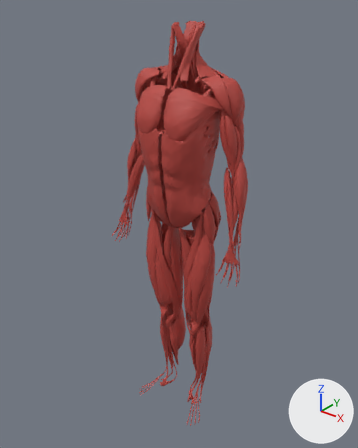
Before and after pictures for a commit that changed the glTF model public/models/muscles.glb.
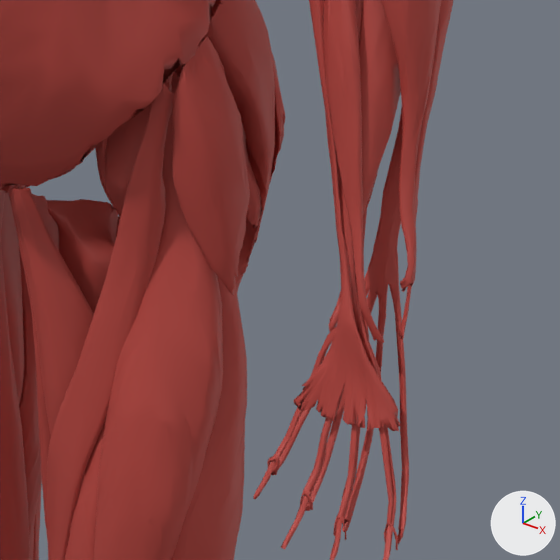
The first picture shows the older version from a 50 mm lens placed at (1.06, -1.331, 1.696), pointed at (-0.022, 0.021, 0.858). The close-ups show the older and then the newer version on the part from 49% to 74% of the width and 44% to 64% of the height of that picture. Only the edits that show in the close-ups are written down. The axes (+X, +Y, +Z) are drawn at lower right. The lights are the same throughout. Where no turn or scale is listed for an object, it has been applied to the vertices.

The first close-up shows 'adductor-longus-l', 'brachioradialis-l', 'extensor-digitorum-l', 'external-oblique-l', 'flexor-carpi-radialis-l', 'flexor-digitorum-superficialis-l', 'gluteus-medius-l', 'palmaris-longus-l', 'rectus-femoris-l', 'sartorius-l', 'tensor-fasciae-latae-l', 'vastus-lateralis-l' and 16 more.
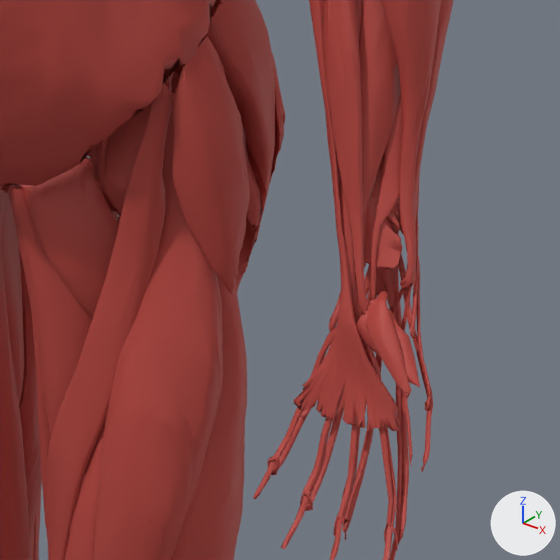
Where the change shows, as pixel boxes [x1, y1, x2, y2] in the close-ups (560 x 560 px):
'pectineus-l', added (red)
    after: [19, 159, 119, 319]
'flexor-pollicis-longus-l', added (red)
    after: [370, 92, 413, 465]
'abductor-pollicis-brevis-l', added (red)
    after: [365, 291, 411, 395]
'pronator-quadratus-l', added (red)
    after: [364, 166, 402, 269]
'opponens-pollicis-l', added (red)
    after: [356, 300, 420, 387]
'extensor-indicis-l', added (red)
    after: [379, 268, 402, 560]
'extensor-pollicis-longus-l', added
    after: [386, 217, 433, 472]
'extensor-pollicis-brevis-l', added
    after: [379, 157, 431, 411]
'abductor-pollicis-longus-l', added (red)
    after: [409, 189, 419, 339]
'obturator-internus-l', added (mostly hidden)
    after: [84, 146, 100, 180]
'extensor-carpi-radialis-brevis-l', added (mostly hidden)
    after: [391, 262, 408, 315]
'obturator-externus-l', added (mostly hidden)
    after: [97, 180, 117, 212]
'adductor-magnus-l', unchanged, covered by the edit
    before: [46, 199, 118, 313]
    after: [111, 211, 118, 222]

Diff of the bpy script that builds the scene:
```diff
--- a/public/models/muscles.glb.py
+++ b/public/models/muscles.glb.py
@@ ob_obturator_externus_l @@
+ob_obturator_externus_l = bpy.data.objects.new('obturator-externus-l', me_obturator_externus_l)  # 304 vertices, 600 faces; spans x -0.052..0.052, y -0.027..0.027, z -0.0146..0.0146; in mat_muscles (red #b6443d)
+ob_obturator_externus_l.location = (0.0771, 0.0183, 0.8601)
@@ ob_obturator_internus_l @@
+ob_obturator_internus_l = bpy.data.objects.new('obturator-internus-l', me_obturator_internus_l)  # 452 vertices, 900 faces; spans x -0.0488..0.0488, y -0.0389..0.0389, z -0.0285..0.0285; in mat_muscles (red #b6443d)
+ob_obturator_internus_l.location = (0.0709, 0.0325, 0.877)
@@ ob_pectineus_l @@
+ob_pectineus_l = bpy.data.objects.new('pectineus-l', me_pectineus_l)  # 452 vertices, 900 faces; spans x -0.0379..0.0379, y -0.0284..0.0284, z -0.0704..0.0704; in mat_muscles (red #b6443d)
+ob_pectineus_l.location = (0.0613, -0.0068, 0.8236)
@@ ob_extensor_indicis_l @@
+ob_extensor_indicis_l = bpy.data.objects.new('extensor-indicis-l', me_extensor_indicis_l)  # 354 vertices, 700 faces; spans x -0.039..0.039, y -0.039..0.039, z -0.1..0.1; in mat_muscles (red #b6443d)
+ob_extensor_indicis_l.location = (0.2692, -0.0337, 0.8466)
@@ ob_extensor_carpi_radialis_brevis_l @@
+ob_extensor_carpi_radialis_brevis_l = bpy.data.objects.new('extensor-carpi-radialis-brevis-l', me_extensor_carpi_radialis_brevis_l)  # 501 vertices, 998 faces; spans x -0.022..0.022, y -0.033..0.033, z -0.151..0.151; in mat_muscles (red #b6443d)
+ob_extensor_carpi_radialis_brevis_l.location = (0.2511, 0.0177, 1.0054)
@@ ob_extensor_pollicis_brevis_l @@
+ob_extensor_pollicis_brevis_l = bpy.data.objects.new('extensor-pollicis-brevis-l', me_extensor_pollicis_brevis_l)  # 352 vertices, 700 faces; spans x -0.0382..0.0382, y -0.0283..0.0283, z -0.0678..0.0678; in mat_muscles (red #b6443d)
+ob_extensor_pollicis_brevis_l.location = (0.2738, -0.0185, 0.9043)
@@ ob_abductor_pollicis_longus_l @@
+ob_abductor_pollicis_longus_l = bpy.data.objects.new('abductor-pollicis-longus-l', me_abductor_pollicis_longus_l)  # 500 vertices, 996 faces; spans x -0.031..0.031, y -0.031..0.031, z -0.091..0.091; in mat_muscles (red #b6443d)
+ob_abductor_pollicis_longus_l.location = (0.2591, -0.0002, 0.9579)
@@ ob_extensor_pollicis_longus_l @@
+ob_extensor_pollicis_longus_l = bpy.data.objects.new('extensor-pollicis-longus-l', me_extensor_pollicis_longus_l)  # 446 vertices, 900 faces; spans x -0.047..0.047, y -0.044..0.044, z -0.101..0.101; in mat_muscles (red #b6443d)
+ob_extensor_pollicis_longus_l.location = (0.2727, -0.0188, 0.9122)
@@ ob_flexor_pollicis_longus_l @@
+ob_flexor_pollicis_longus_l = bpy.data.objects.new('flexor-pollicis-longus-l', me_flexor_pollicis_longus_l)  # 475 vertices, 989 faces; spans x -0.038..0.038, y -0.039..0.039, z -0.115..0.115; in mat_muscles (red #b6443d)
+ob_flexor_pollicis_longus_l.location = (0.2769, -0.026, 0.9287)
@@ ob_pronator_quadratus_l @@
+ob_pronator_quadratus_l = bpy.data.objects.new('pronator-quadratus-l', me_pronator_quadratus_l)  # 384 vertices, 786 faces; spans x -0.0227..0.0227, y -0.0118..0.0118, z -0.025..0.025; in mat_muscles (red #b6443d)
+ob_pronator_quadratus_l.location = (0.2497, -0.0136, 0.9236)
@@ ob_opponens_pollicis_l @@
+ob_opponens_pollicis_l = bpy.data.objects.new('opponens-pollicis-l', me_opponens_pollicis_l)  # 337 vertices, 687 faces; spans x -0.0239..0.0239, y -0.0093..0.0093, z -0.0161..0.0161; in mat_muscles (red #b6443d)
+ob_opponens_pollicis_l.location = (0.2826, -0.0389, 0.868)
@@ ob_abductor_pollicis_brevis_l @@
+ob_abductor_pollicis_brevis_l = bpy.data.objects.new('abductor-pollicis-brevis-l', me_abductor_pollicis_brevis_l)  # 298 vertices, 595 faces; spans x -0.0196..0.0196, y -0.0149..0.0149, z -0.0191..0.0191; in mat_muscles (red #b6443d)
+ob_abductor_pollicis_brevis_l.location = (0.2836, -0.0371, 0.8671)
```
